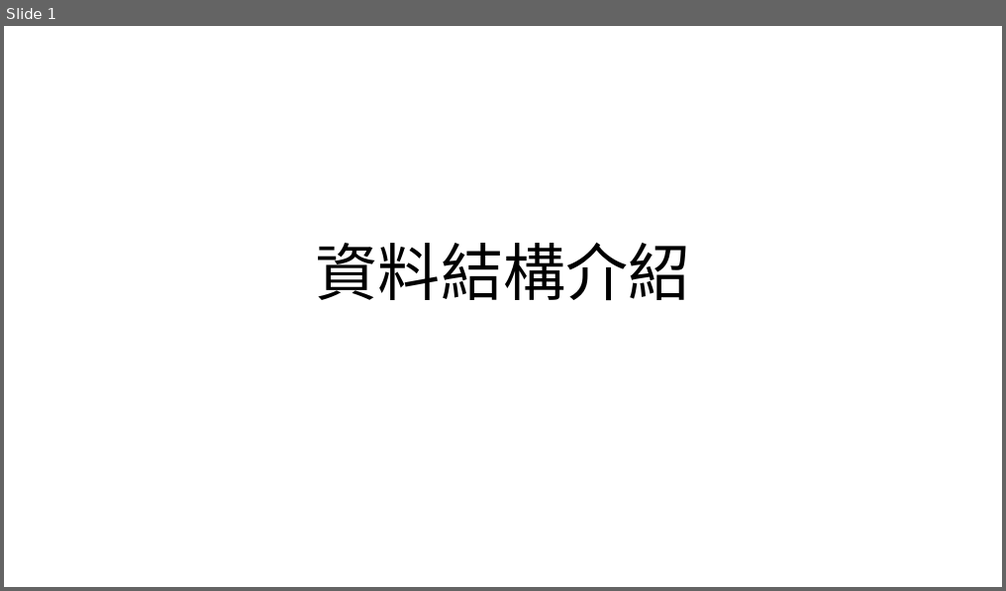
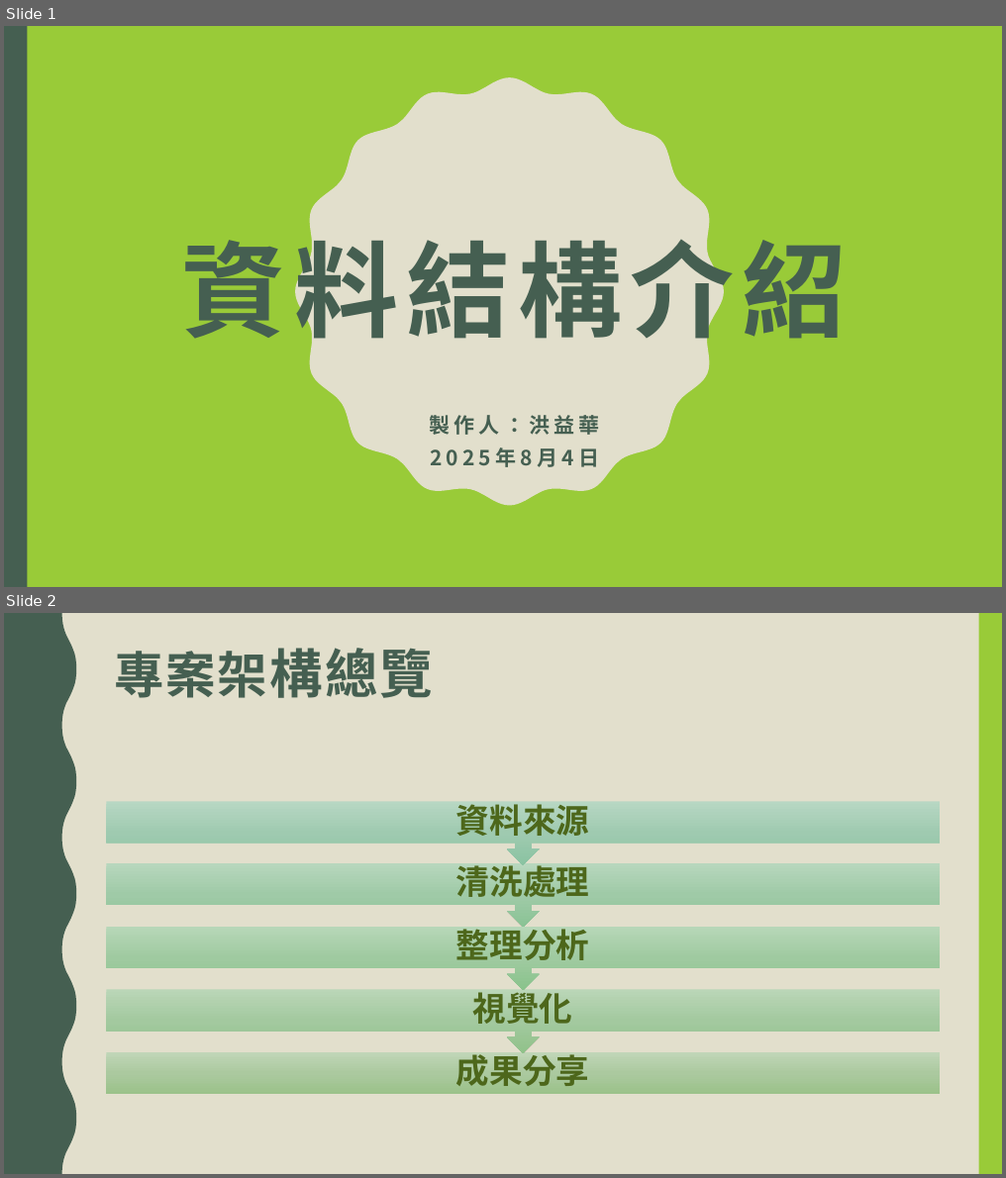
Before and after one commit to yihua0988/-2025-7-29-, a slide deck: ppt/資料結構介紹.pptx. Shown one above the other, each under a label of ours: slide 1 before the commit, slides 1 and 2 after it. The pictures are 1006x591 and 1006x1178 pixels, drawn with LibreOffice and Linux fonts; fonts in the diff are those of the drawing. Boxes give left, top, right and bottom in pixels: in the first picture for what was removed or moved away, otherwise in the second. Text is boxed around its words. In the diff, an @@ line names an element or a change of style, - is before the commit and + after.

Commit message:
專案完成(新增PPT 修正HTML)

```diff
--- a/ppt/資料結構介紹.pptx
+++ b/ppt/資料結構介紹.pptx
@@ slide 2 added at (x1=4, y1=613, x2=1002, y2=1174), background #E2DFCC @@
@@ freeform shape added at (x1=4, y1=613, x2=76, y2=1174), fill #455F51 @@
@@ rectangle added at (x1=979, y1=613, x2=1002, y2=1174), fill #99CB38 @@
@@ title added at (x1=114, y1=648, x2=434, y2=698), 48 pt, text #455F51, bold @@
+專案架構總覽
@@ group added at (x1=107, y1=798, x2=940, y2=1093): 5 texts, 4 up arrow callouts, 1 rectangle @@
+成果分享
+視覺化
+整理分析
+清洗處理
+資料來源
@@ slide 1 changed as well @@
@@ background #FFFFFF to #99CB38 @@
@@ rectangle added at (x1=4, y1=26, x2=27, y2=587), fill #455F51 @@
@@ freeform shape added at (x1=295, y1=77, x2=724, y2=506), fill #E2DFCC @@
@@ title "資料結構介紹" moved from (x1=316, y1=243, x2=690, y2=301) to (x1=182, y1=224, x2=846, y2=355) @@
@@ title "資料結構介紹" at (x1=182, y1=224, x2=846, y2=355): size 60 to 100 pt, font Calibri to Noto Sans CJK SC, text colour #000000 to #455F51, letter spacing 0 to 8 pt, bold on; vertical alignment bottom to middle @@
@@ subtitle added at (x1=429, y1=415, x2=599, y2=468), 20 pt, text #455F51, bold @@
+製作人：洪益華
+2025年8月4日
```
Also in this commit, not shown: 11 other slides added, 19 slides removed, 5 other files.
